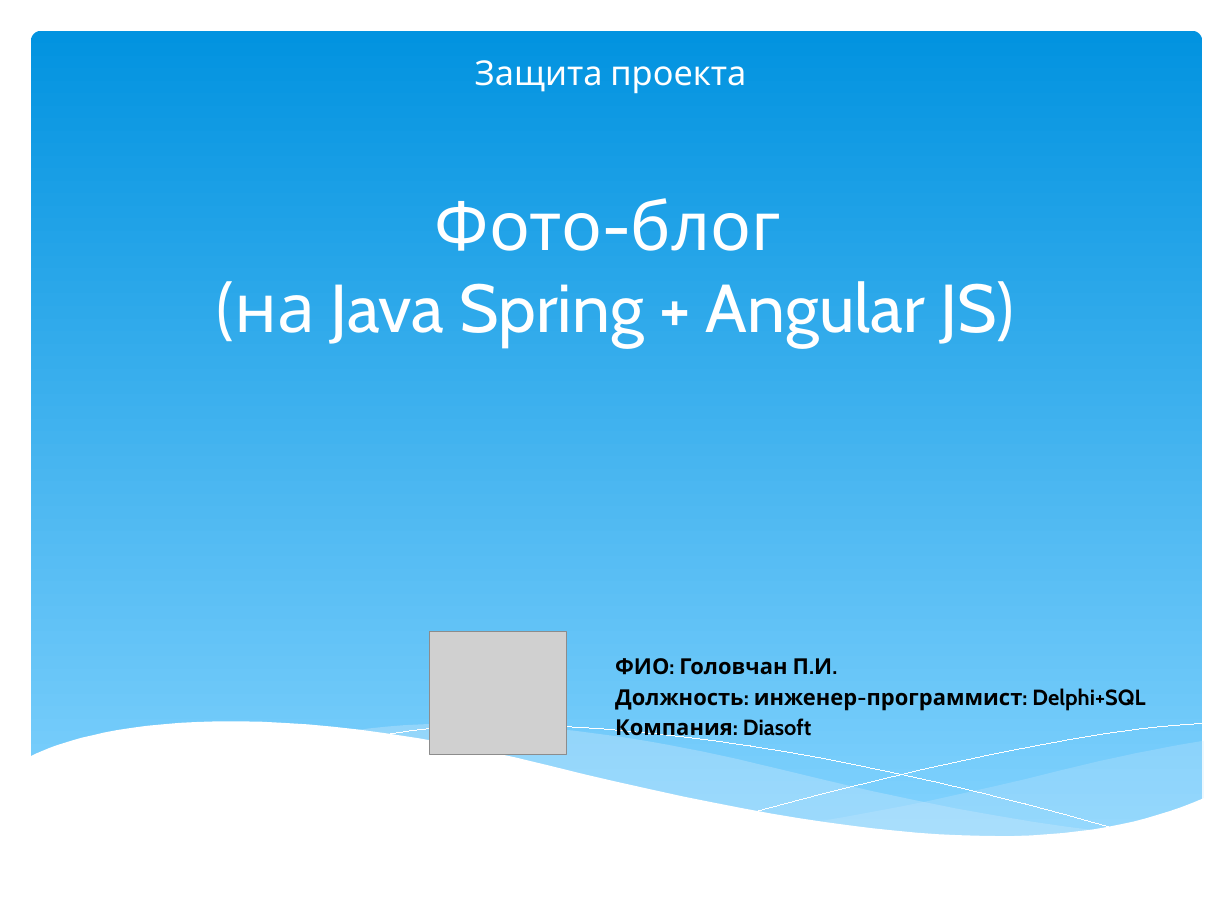
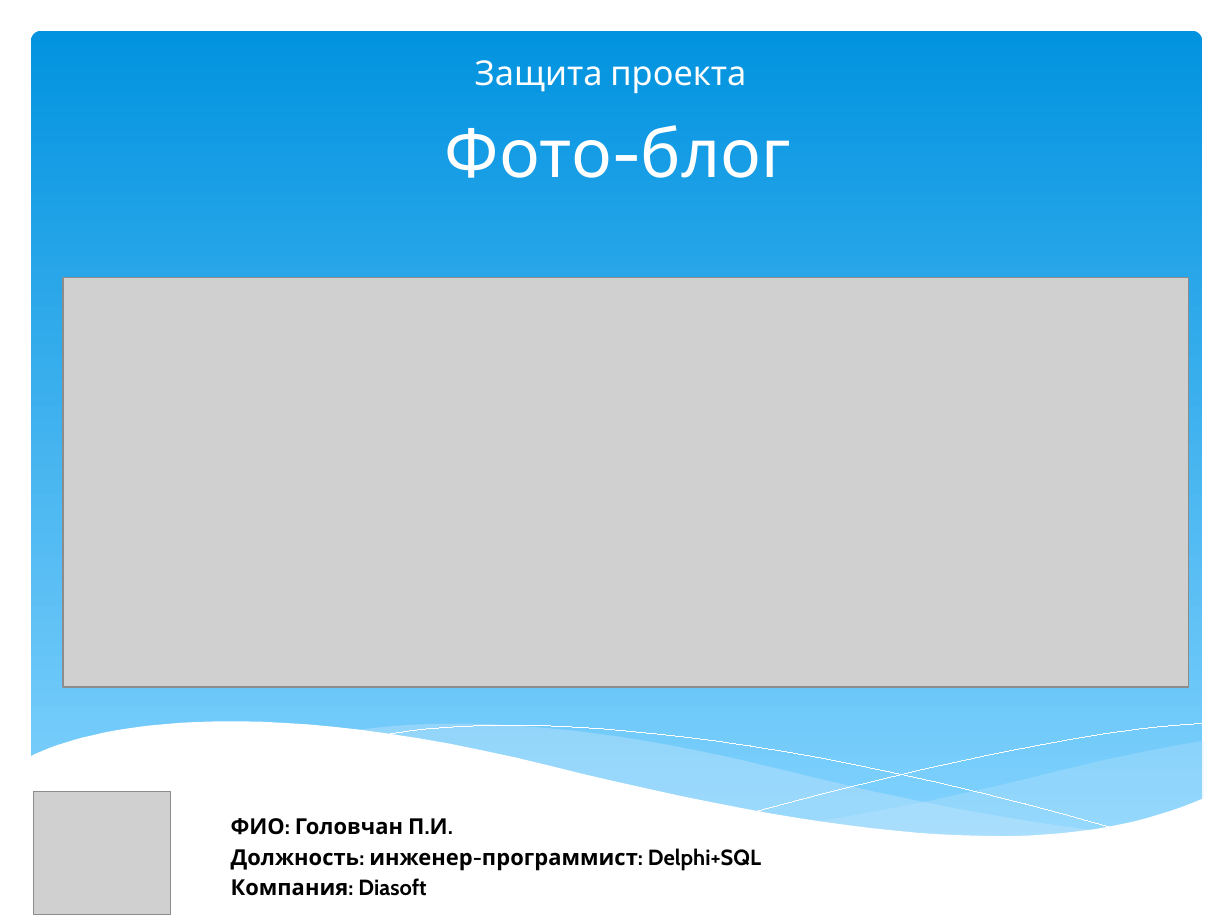
Before and after one commit to pavel-golovchan/2021-05-otus-spring, a slide deck: slide 1 of project-photo-blog/notes/prezentation.pptx. Drawn at 1232x924 pixels with LibreOffice and Linux fonts; fonts in the diff are those of the drawing; grey boxes stand for pictures. Boxes give left, top, right and bottom in pixels: in the first picture for what was removed or moved away, otherwise in the second. Text is boxed around its words. In the diff, an @@ line names an element or a change of style, - is before the commit and + after.

```diff
--- a/project-photo-blog/notes/prezentation.pptx
+++ b/project-photo-blog/notes/prezentation.pptx
@@ title at <box>445,125,791,178</box>: text changed @@
-Фото-блог
-(на Java Spring + Angular JS)
+Фото-блог
@@ picture added at <box>63,277,1189,686</box> @@
@@ picture: place and size @@
-picture at <box>430,632,567,755</box>
+picture at <box>34,792,171,915</box>
@@ text "ФИО: Головчан П.И." rewrapped from <box>615,658,1145,741</box> to <box>231,818,761,896</box> @@
```
Also in this commit, not shown: 2 other slides changed, 1 other file.
